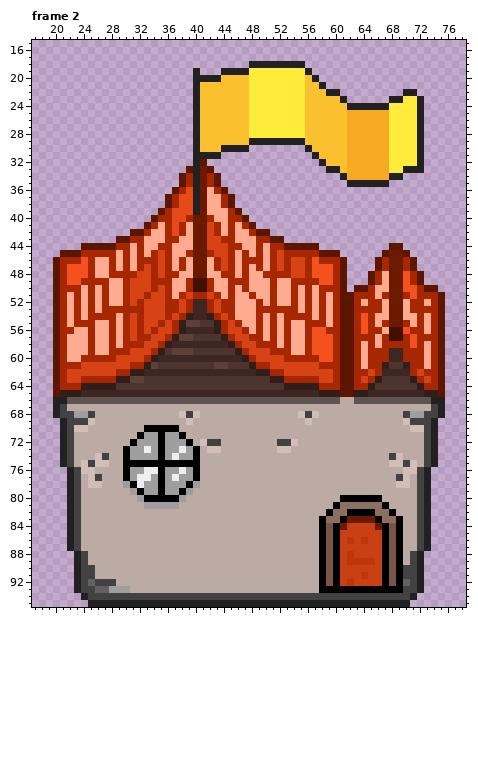
Two states of a pixel-art file, Assets/Arts/Construction/House/Shop.aseprite. The picture above was drawn from the file before the commit.
96x96 pixels, 7 frames. Colours within 5 levels of each other are drawn and written as one. Shown: frame 2: x 17..78, y 15..95. The commit also changed other frames, which this record leaves out.
Now the later version:
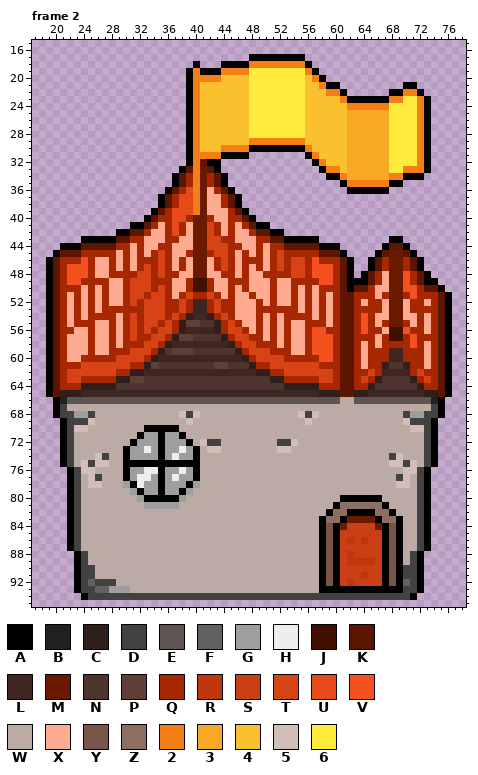
Palette (. is transparent): A #000000  B #212121  C #301e1a  D #424242  E #5e5552  F #616161  G #9e9e9e  H #eeeeee  J #411000  K #5c1600  L #3e2723  M #6b1a00  N #4e342e  P #5d4037  Q #a72800  R #bf360c  S #ca4015  T #d84315  U #e64a19  V #f4511e  W #bcaaa4  X #ffab91  Y #795548  Z #8d6e63  2 #f57f17  3 #f9a825  4 #fbc02d  5 #d2beb7  6 #ffeb3b
Change:
layer "Flattened" added
layer "Shop" removed
layer "Roof" removed
layer "Board" removed
Changed rows in their new state; - is an unchanged pixel.
Frame 2:
first column x 19:
17 -----------------------------AAAAAAAA---------------------
18 ---------------------A---AAAA22222222A--------------------
19 --------------------A2AAA2222--------2A-------------------
20 --------------------A2222-------------2A------------------
21 --------------------A2-----------------2AA---------AA-----
22 --------------------A2------------------22A------AA22A----
23 --------------------A2--------------------2AAAAAA22--2A---
24 --------------------A2---------------------222222----2A---
25 --------------------A2-------------------------------2A---
26 --------------------A2-------------------------------2A---
27 --------------------A2-------------------------------2A---
28 --------------------A2-------------------------------2A---
29 --------------------A2-------22222222----------------2A---
30 --------------------A2---2222AAAAAAAA2---------------2A---
31 --------------------A2222AAAA--------A2--------------2A---
32 --------------------A2-AA-------------A2-------------2A---
33 -------------------A-2--A--------------A22---------222A---
34 ------------------A--2---A--------------AA2------22AAA----
35 ------------------A--2---A----------------A222222AA-------
36 -----------------A---2----A----------------AAAAAA---------
37 ----------------A----2-----A------------------------------
38 ----------------A----2-----A------------------------------
39 ---------------A-----2------A-----------------------------
40 --------------A--------------A----------------------------
41 ------------AA----------------AA--------------------------
42 ----------AA--------------------AA------------------------
43 -----AAAAA------------------------AAAAA----------AA-------
44 --AAA----------------------------------AAA------A--A------
45 -A----------------------------------------A----A----A-----
46 A------------------------------------------A--A------A----
47 A------------------------------------------A--A------A----
48 A------------------------------------------A-A--------A---
49 A------------------------------------------AAA--------AA--
50 A------------------------------------------A------------A-
51 A--------------------------------------------------------A
52 A--------------------------------------------------------A
53 A--------------------------------------------------------A
54 A--------------------------------------------------------A
55 A--------------------------------------------------------A
56 A--------------------------------------------------------A
57 A--------------------------------------------------------A
58 A--------------------------------------------------------A
59 A--------------------------------------------------------A
60 A--------------------------------------------------------A
61 A--------------------------------------------------------A
62 A--------------------------------------------------------A
63 A--------------------------------------------------------A
64 A--------------------------------------------------------A
65 A--------------------------------------------------------A
66 -A------------------------------------------------------A-
67 -A------------------------------------------------------A-
68 -A------------------------------------------------------A-
69 --A----------------------------------------------------A--
70 --A----------------------------------------------------A--
71 --A----------------------------------------------------A--
72 --A----------------------------------------------------A--
73 --A----------------------------------------------------A--
74 --A----------------------------------------------------A--
75 --A----------------------------------------------------A--
76 ---A--------------------------------------------------A---
77 ---A--------------------------------------------------A---
78 ---A--------------------------------------------------A---
79 ---A--------------------------------------------------A---
80 ---A--------------------------------------------------A---
81 ---A--------------------------------------------------A---
82 ---A--------------------------------------------------A---
83 ---A--------------------------------------------------A---
84 ---A--------------------------------------------------A---
85 ---A--------------------------------------------------A---
86 ---A--------------------------------------------------A---
87 ---A--------------------------------------------------A---
88 ----A------------------------------------------------A----
89 ----A------------------------------------------------A----
90 ----A------------------------------------------------A----
91 ----A------------------------------------------------A----
92 ----A------------------------------------------------A----
93 ----A------------------------------------------------A----
94 -----A----------------------------------------------A-----
95 ------..............................................------
